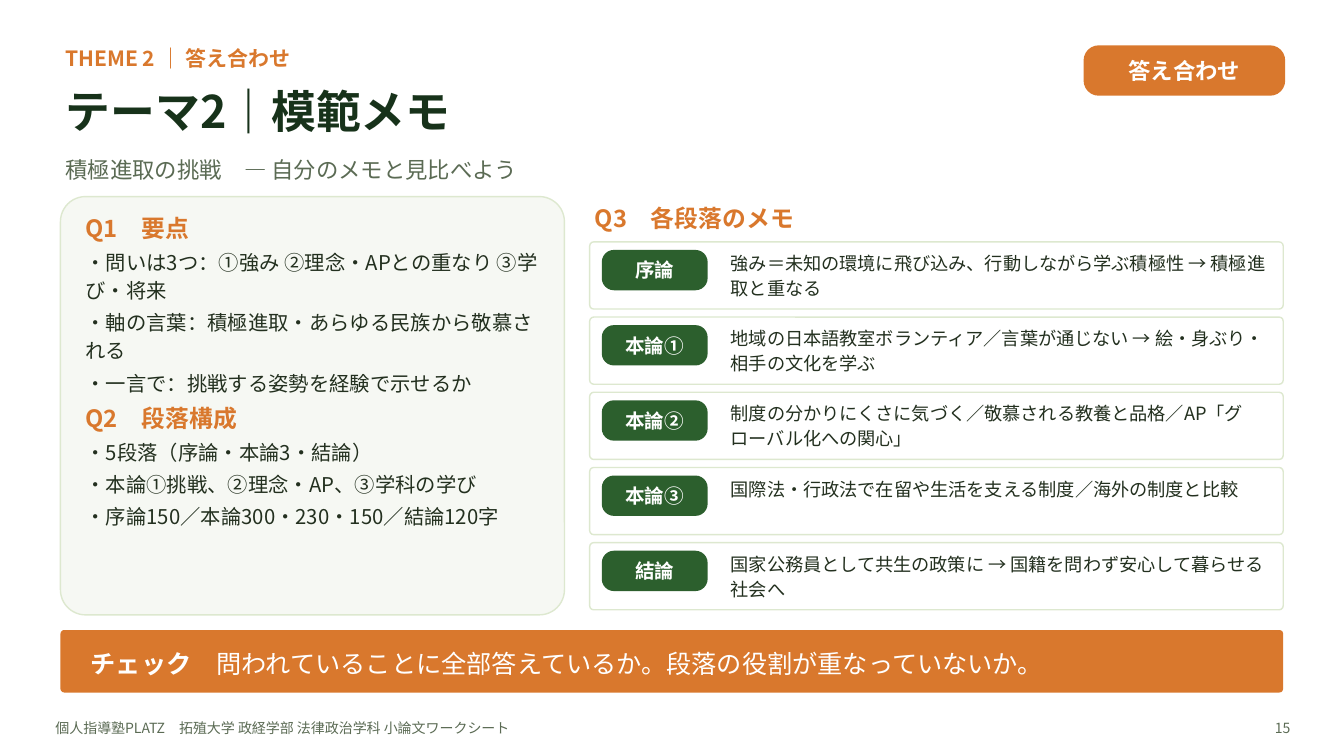
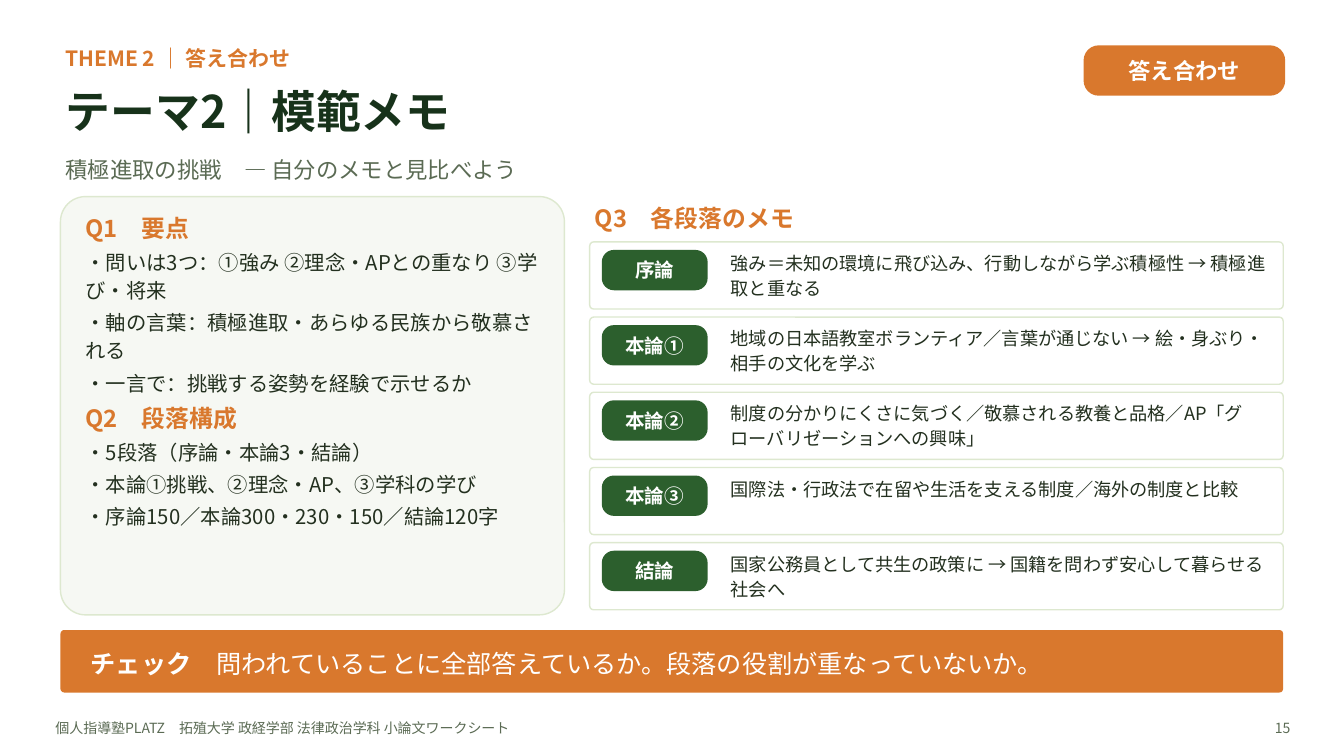
Before and after one commit to platzgod/PLATZAI-, a slide deck: slide 15 of 小論文添削（ショー）/ワークシート/拓殖大学_政経学部法律政治学科/拓殖大学_政経学部法律政治学科_小論文ワークシート.pptx. Drawn at 1344x756 pixels with LibreOffice and Linux fonts; fonts in the diff are those of the drawing. Boxes give left, top, right and bottom in pixels: in the first picture for what was removed or moved away, otherwise in the second. Text is boxed around its words. In the diff, an @@ line names an element or a change of style, - is before the commit and + after.

```diff
--- a/小論文添削（ショー）/ワークシート/拓殖大学_政経学部法律政治学科/拓殖大学_政経学部法律政治学科_小論文ワークシート.pptx
+++ b/小論文添削（ショー）/ワークシート/拓殖大学_政経学部法律政治学科/拓殖大学_政経学部法律政治学科_小論文ワークシート.pptx
@@ text at (731,404,1243,447): text changed @@
-制度の分かりにくさに気づく／敬慕される教養と品格／AP「グローバル化への関心」
+制度の分かりにくさに気づく／敬慕される教養と品格／AP「グローバリゼーションへの興味」
```
Also in this commit, not shown: 11 other slides changed, 6 other files.
